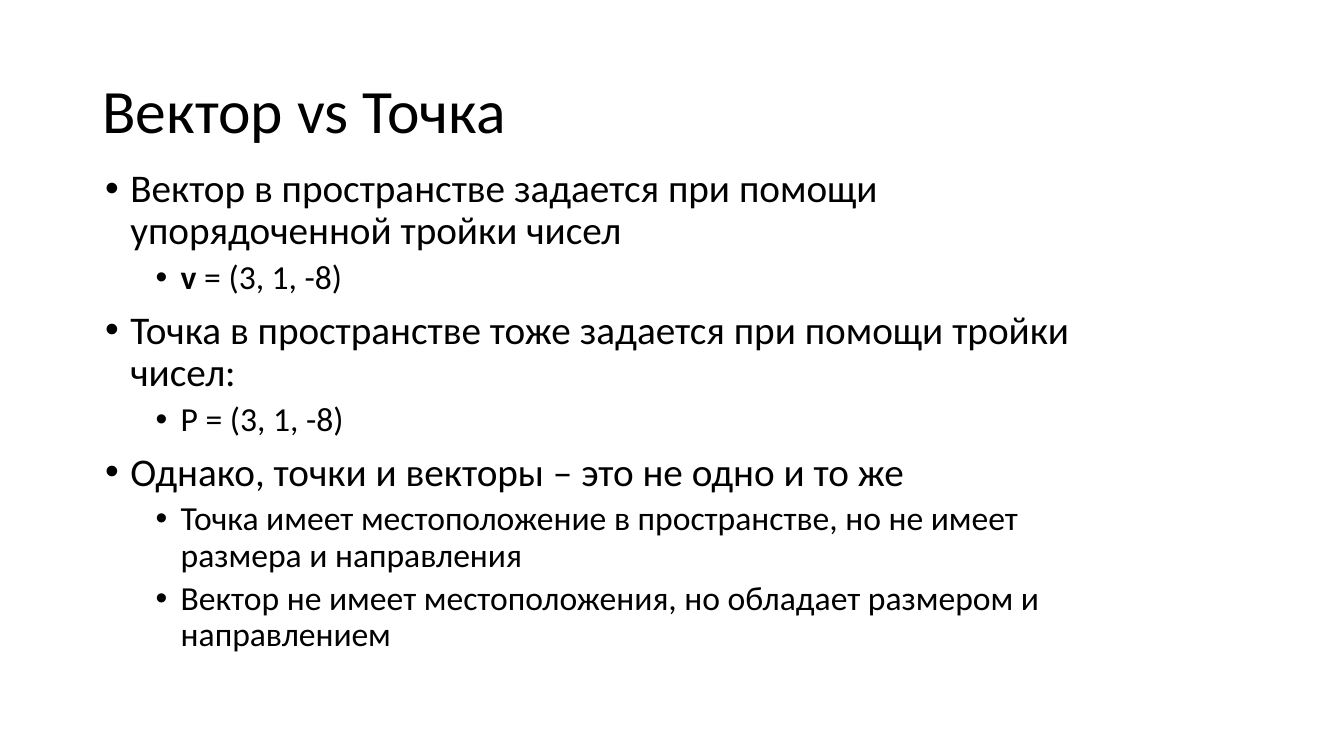
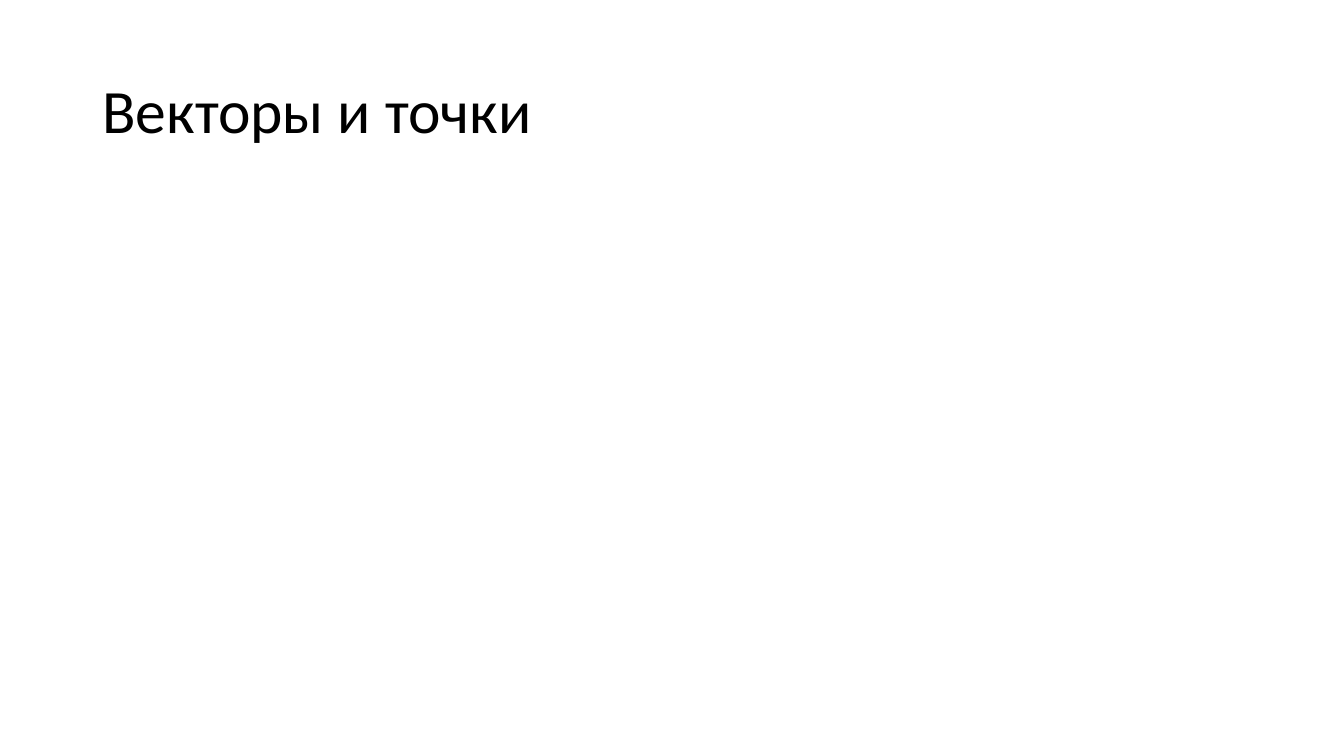
Before and after one commit to alexey-malov/cg-course, a slide deck: slide 50 of lectures/04 - Векторный анализ, трансформации и матрицы.pptx (slide 53 before the commit). Drawn at 1344x756 pixels with LibreOffice and Linux fonts; fonts in the diff are those of the drawing; grey boxes stand for pictures. Boxes give left, top, right and bottom in pixels: in the first picture for what was removed or moved away, otherwise in the second. Text is boxed around its words. In the diff, an @@ line names an element or a change of style, - is before the commit and + after.

```diff
--- a/lectures/04 - Векторный анализ, трансформации и матрицы.pptx
+++ b/lectures/04 - Векторный анализ, трансформации и матрицы.pptx
@@ title at (x1=102, y1=93, x2=531, y2=143): text changed @@
-Вектор vs Точка
+Векторы и точки
@@ text removed at (x1=130, y1=177, x2=1069, y2=652) @@
-• Вектор в пространстве задается при помощи упорядоченной тройки чисел
-  • v = (3, 1, -8)
-• Точка в пространстве тоже задается при помощи тройки чисел:
-  • P = (3, 1, -8)
-• Однако, точки и векторы – это не одно и то же
-  • Точка имеет местоположение в пространстве, но не имеет размера и направления
-  • Вектор не имеет местоположения, но обладает размером и направлением
```
Also in this commit, not shown: 26 other slides changed, 1 slide added, 4 slides removed, 31 other files.
